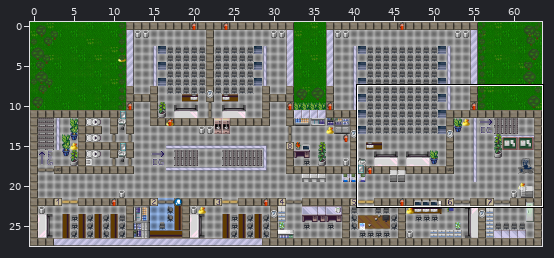
Tiled map (JSON), stored at Zapf_Uni_Rostock/maps/untergeschoss.json. Above: a wide view before the commit, with the close-up outlined.
Close-up. First the earlier version:
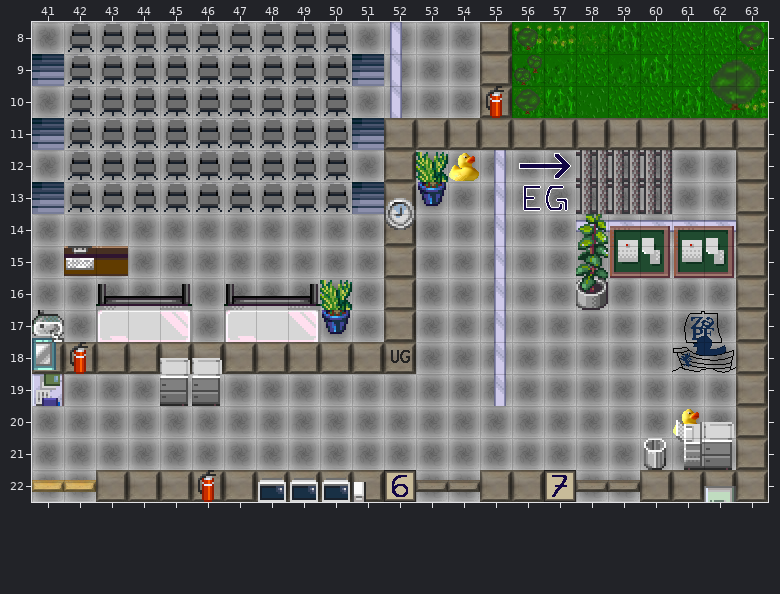
Cells are 32x32 px. Shown: x 41..63, y 8..22. The commit also changed other parts of the map, which this record leaves out.
Once edited:
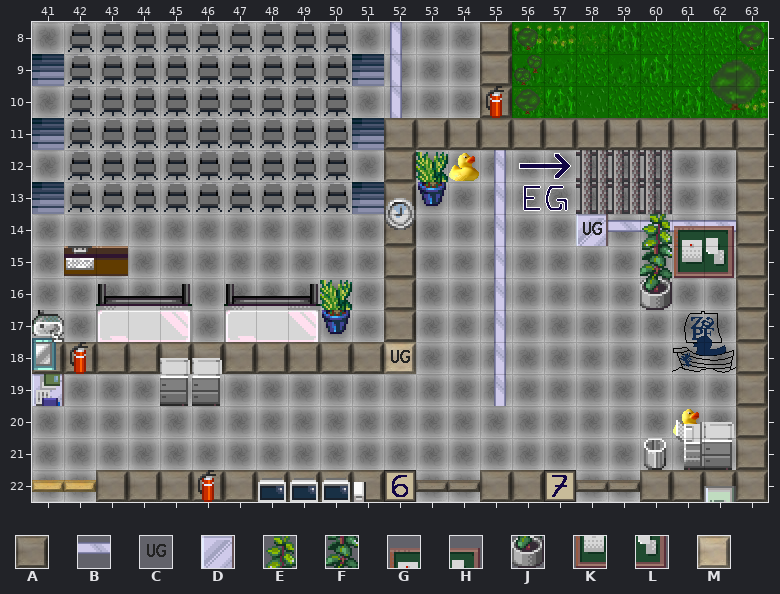
Key: from "floor": A 35; from "glasinnen": B 17, C 24; from "office_360": D 52, E 164, F 180, G 187, H 188, J 196, K 203, L 204; from "tileset_bjoern": M 47.
_ is an empty cell.
The edit:
{"where": "layer \"Grundriss\""}
{"y":14,"x":58,"old":"B","new":"D"}
{"y":18,"x":52,"old":"A","new":"M"}
{"where": "layer \"Logo_Pfeile\""}
{"y":14,"x":58,"old":"_","new":"C"}
{"where": "layer \"Treppen, Sanitär, HS, SR\""}
{"y":14,"x":58,"old":"EGH","new":"__E"}
{"y":15,"x":58,"old":"FKL","new":"__F"}
{"y":16,"x":58,"old":"J","new":"_"}
{"y":16,"x":60,"old":"_","new":"J"}
{"label":"changed","picture_box":[576,214,672,310]}
{"label":"changed","picture_box":[384,342,416,374]}
